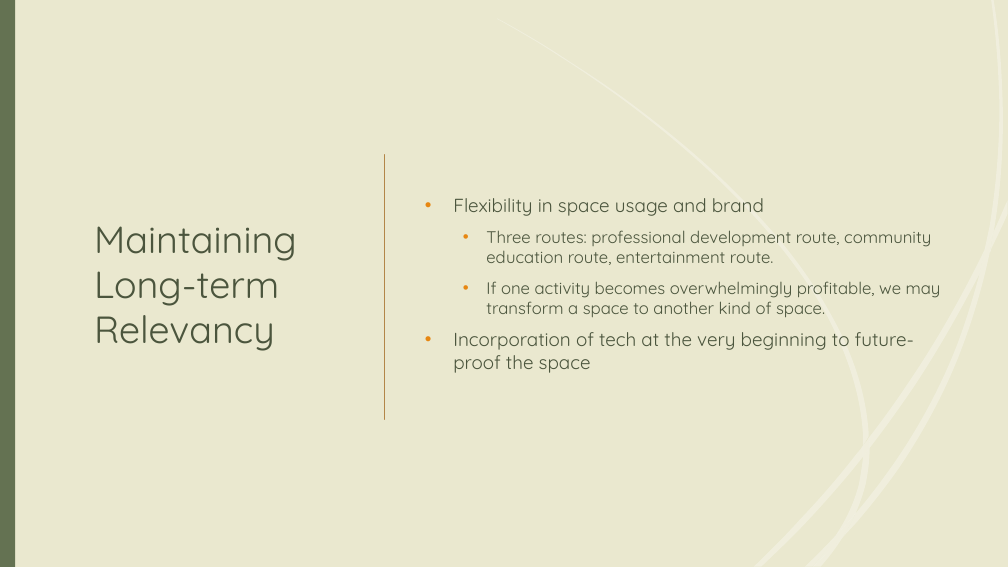
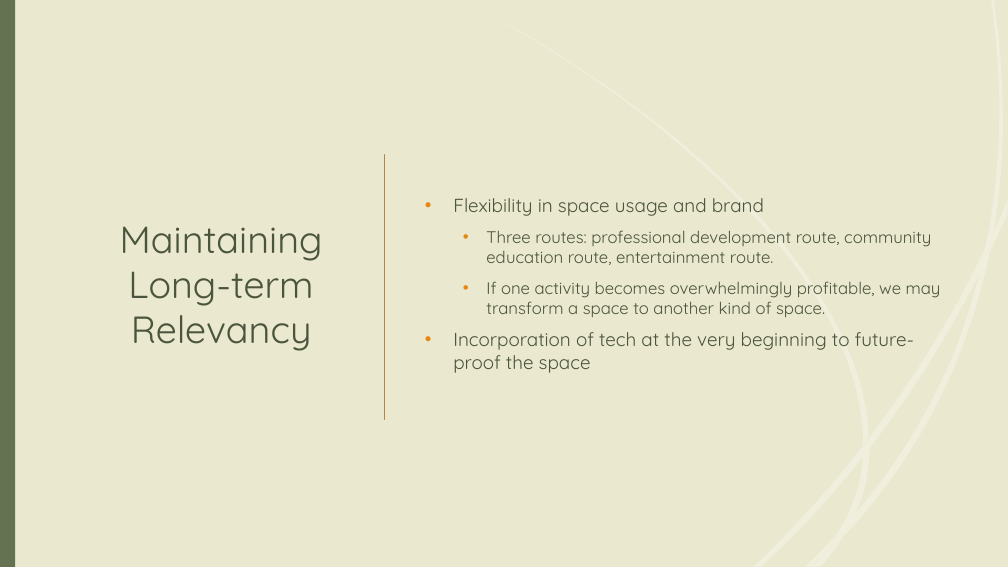
Before and after one commit to tieje/dogen, a slide deck: slide 15 of Presentation/SocialHub_FrancisT_06_23_2020.pptx. Drawn at 1008x567 pixels with LibreOffice and Linux fonts; fonts in the diff are those of the drawing. Boxes give left, top, right and bottom in pixels: in the first picture for what was removed or moved away, otherwise in the second. Text is boxed around its words. In the diff, an @@ line names an element or a change of style, - is before the commit and + after.

```diff
--- a/Presentation/SocialHub_FrancisT_06_23_2020.pptx
+++ b/Presentation/SocialHub_FrancisT_06_23_2020.pptx
@@ title "Maintaining Long-term Relevancy" at box(120, 226, 323, 351): alignment left to centre @@
```
Also in this commit, not shown: 15 other slides changed.
